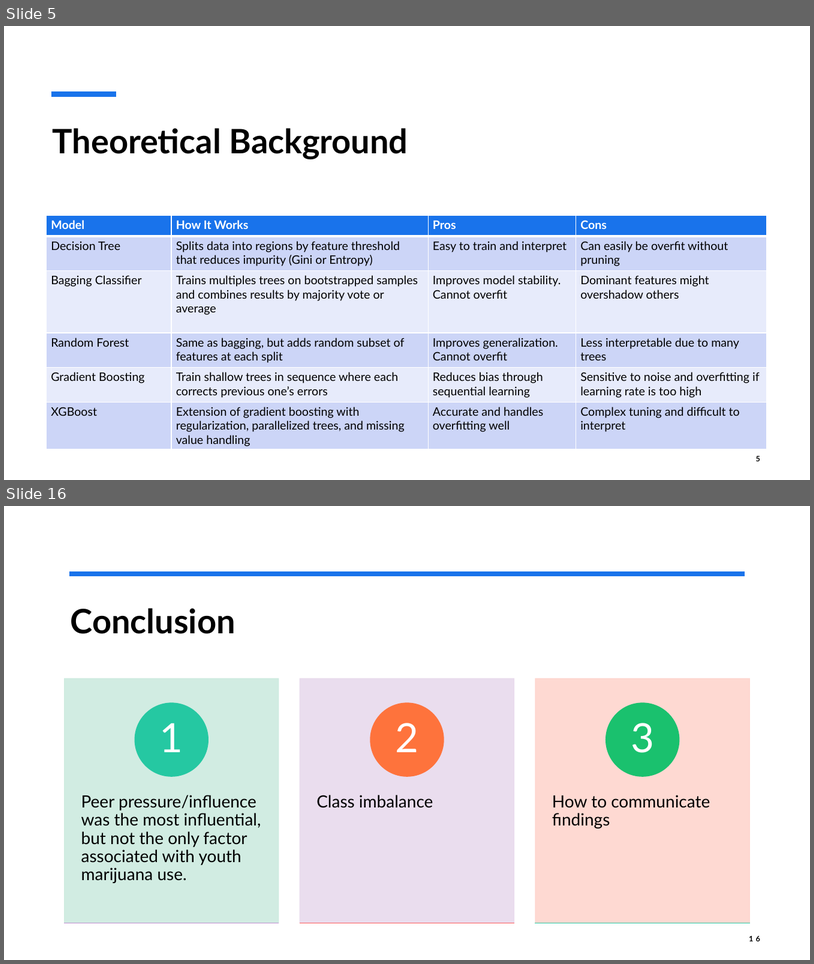
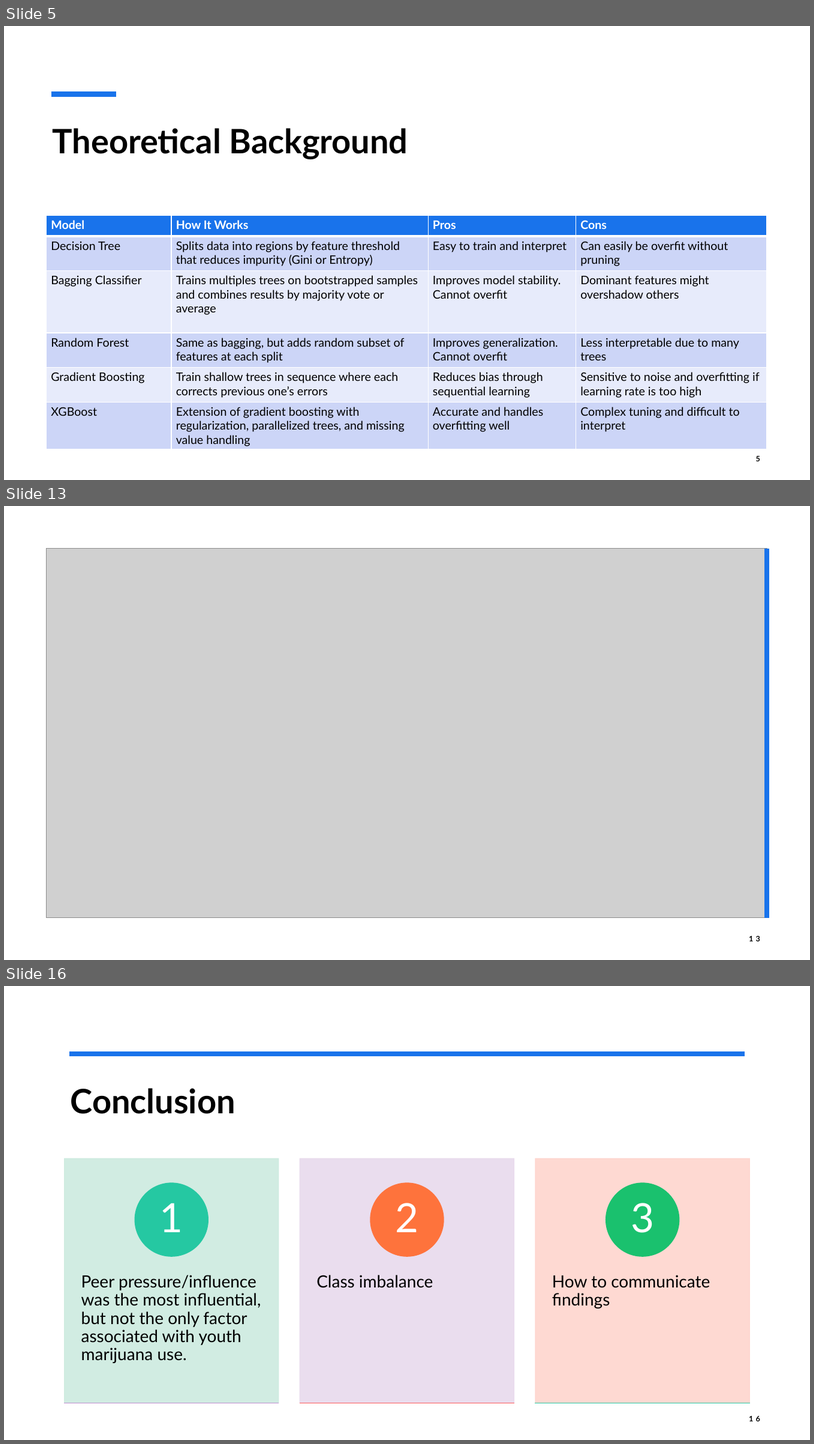
Before and after one commit to ChristufaY/data5322, a slide deck: hw1/slides.pptx. Shown one above the other, each under a label of ours: slides 5 and 16 before the commit, slides 5, 13 and 16 after it; the slides between them are not shown. The pictures are 814x964 and 814x1444 pixels, drawn with LibreOffice and Linux fonts; fonts in the diff are those of the drawing; grey boxes stand for pictures. Boxes give left, top, right and bottom in pixels: in the first picture for what was removed or moved away, otherwise in the second. Text is boxed around its words. In the diff, an @@ line names an element or a change of style, - is before the commit and + after.

```diff
--- a/hw1/slides.pptx
+++ b/hw1/slides.pptx
@@ slide 13 added at box(4, 506, 810, 960), background #FFFFFF @@
@@ rectangle added at box(4, 506, 810, 960), fill #FFFFFF @@
@@ rectangle added at box(47, 549, 767, 918), fill #F2F2F2 at 60% opacity @@
@@ picture added at box(47, 549, 767, 918) @@
@@ line added from (767, 918) to (767, 549), #1973EB 6 pt @@
@@ page number added at box(749, 935, 761, 941), 9 pt, text #000000, bold @@
+13
```
Also in this commit, not shown: 8 slides changed, 1 slide removed, 8 other files.
